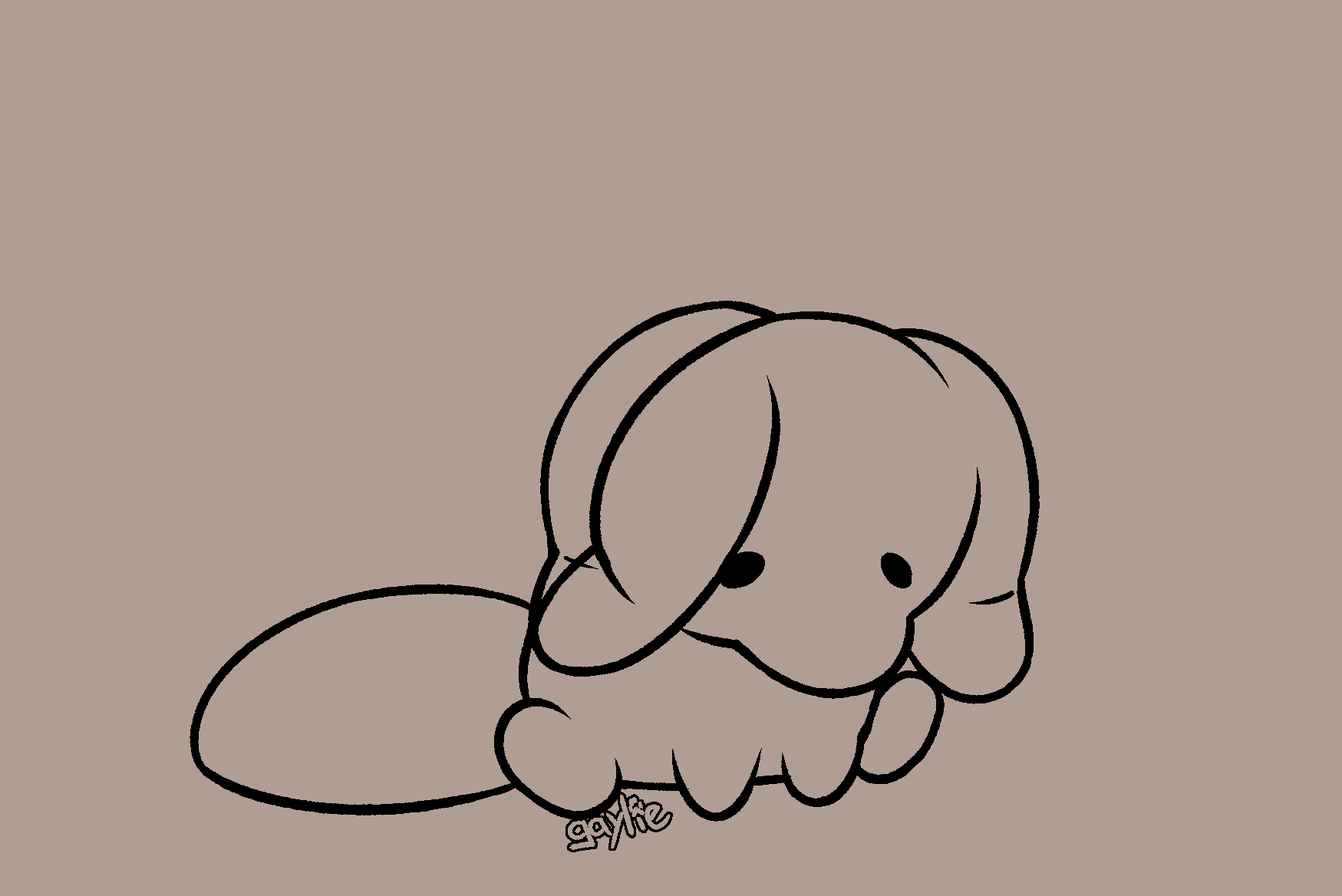
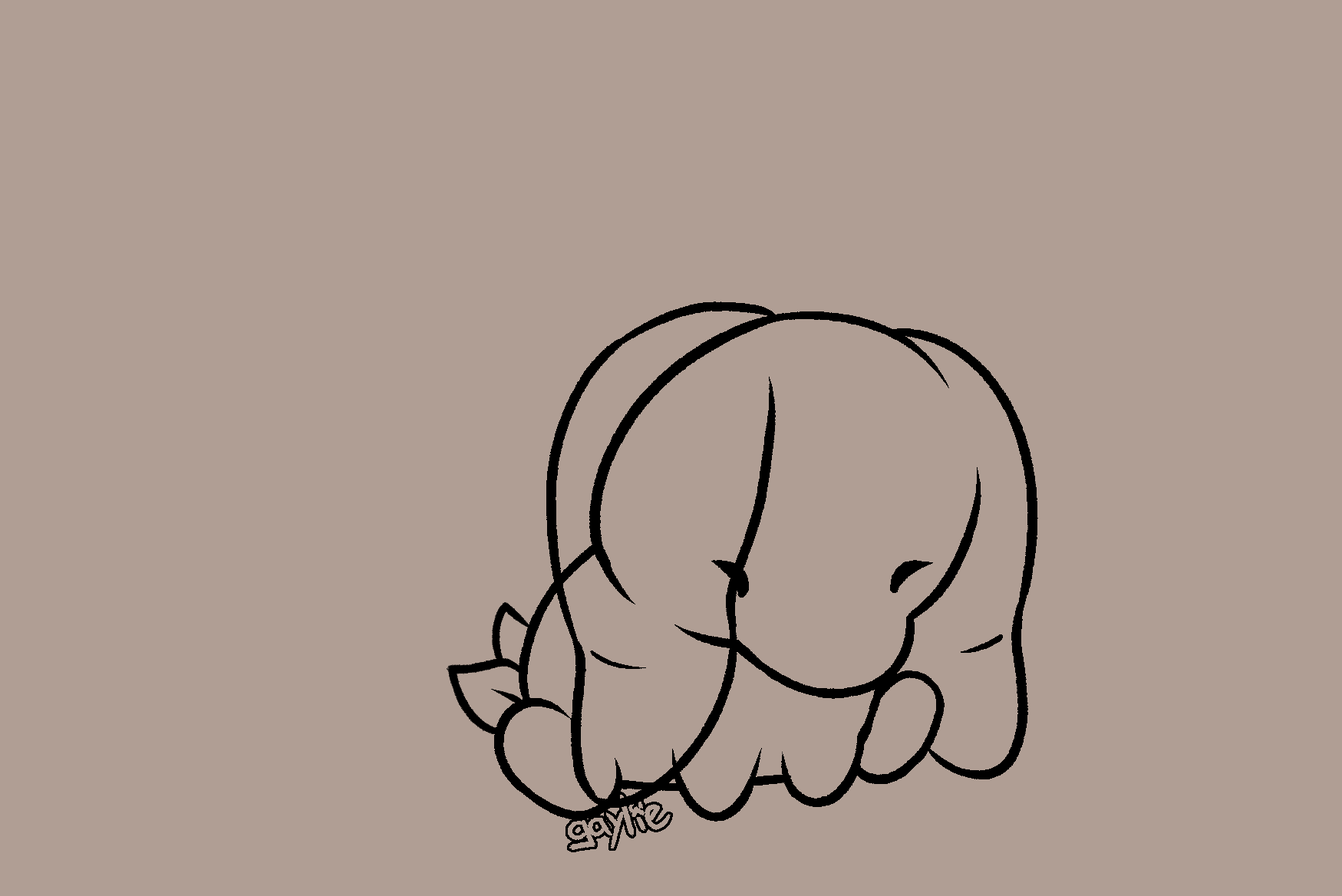
Before/after of a 1342x896 layered artwork. What changed in the layer stack:
hid "open" over left=719, top=551, right=913, bottom=590
showed "closed" over left=711, top=560, right=934, bottom=598
added layer "knot" in group "tails" over left=446, top=601, right=532, bottom=735
hid "standard closed" over left=189, top=584, right=540, bottom=816
added layer "long droop" in group "ears" over left=546, top=301, right=1039, bottom=809
hid "droop" over left=528, top=300, right=1040, bottom=705
